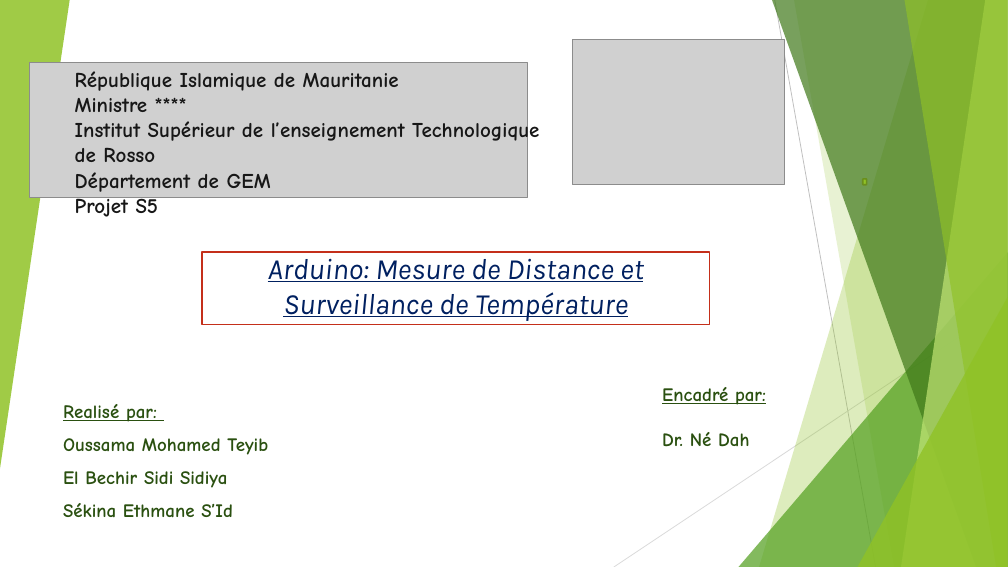
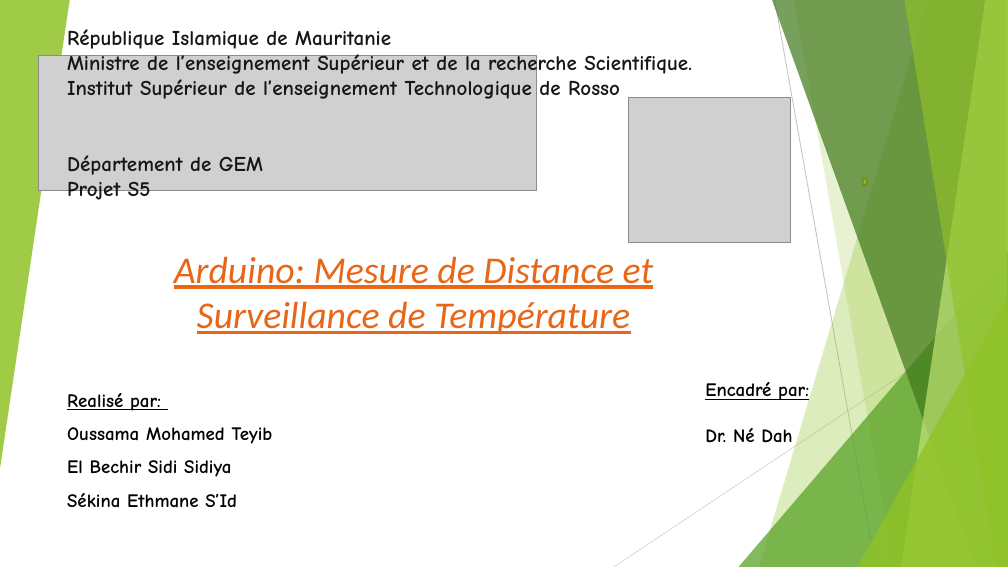
Before and after one commit to OussamaTeyib/Projet-S5_2024, a slide deck: slide 1 of Rapport du Projet GEM S5.pptx. Drawn at 1008x567 pixels with LibreOffice and Linux fonts; fonts in the diff are those of the drawing; grey boxes stand for pictures. Boxes give left, top, right and bottom in pixels: in the first picture for what was removed or moved away, otherwise in the second. Text is boxed around its words. In the diff, an @@ line names an element or a change of style, - is before the commit and + after.

```diff
--- a/Rapport du Projet GEM S5.pptx
+++ b/Rapport du Projet GEM S5.pptx
@@ text "République Islamique de Mauritanie": place and size @@
-text "République Islamique de Mauritanie" at (75, 71, 539, 217)
+text "République Islamique de Mauritanie" at (67, 29, 692, 203)
@@ picture: place and size @@
-picture at (29, 63, 528, 197)
+picture at (39, 56, 537, 191)
@@ text at (67, 51, 692, 77): text changed @@
-Ministre ****
+Ministre de l’enseignement Supérieur et de la recherche Scientifique.
@@ picture: place and size @@
-picture at (572, 40, 785, 185)
+picture at (628, 98, 790, 243)
@@ title "Arduino: Mesure de Distance et ...": place and size @@
-title "Arduino: Mesure de Distance et ..." at (202, 252, 709, 324)
+title "Arduino: Mesure de Distance et ..." at (143, 268, 685, 340)
@@ title "Arduino: Mesure de Distance et ..." at (143, 268, 685, 340): size 28 to 36 pt, font Karla to Calibri, text colour #002060 to #E76618; outline #C42F1A 1.5 pt to #FFFFFF 1.5 pt @@
@@ subtitle "Realisé par:": place and size @@
-subtitle "Realisé par:" at (63, 404, 268, 518)
+subtitle "Realisé par:" at (67, 393, 273, 507)
@@ subtitle "Realisé par:" at (67, 393, 273, 507): text colour #2A5010 to #000000 @@
@@ text "Encadré par:" at (705, 382, 809, 443): text colour #2A5010 to #000000 @@
@@ text "Encadré par:": place and size @@
-text "Encadré par:" at (662, 387, 766, 447)
+text "Encadré par:" at (705, 382, 809, 443)
```
Also in this commit, not shown: 2 other slides changed, 1 slide added.
